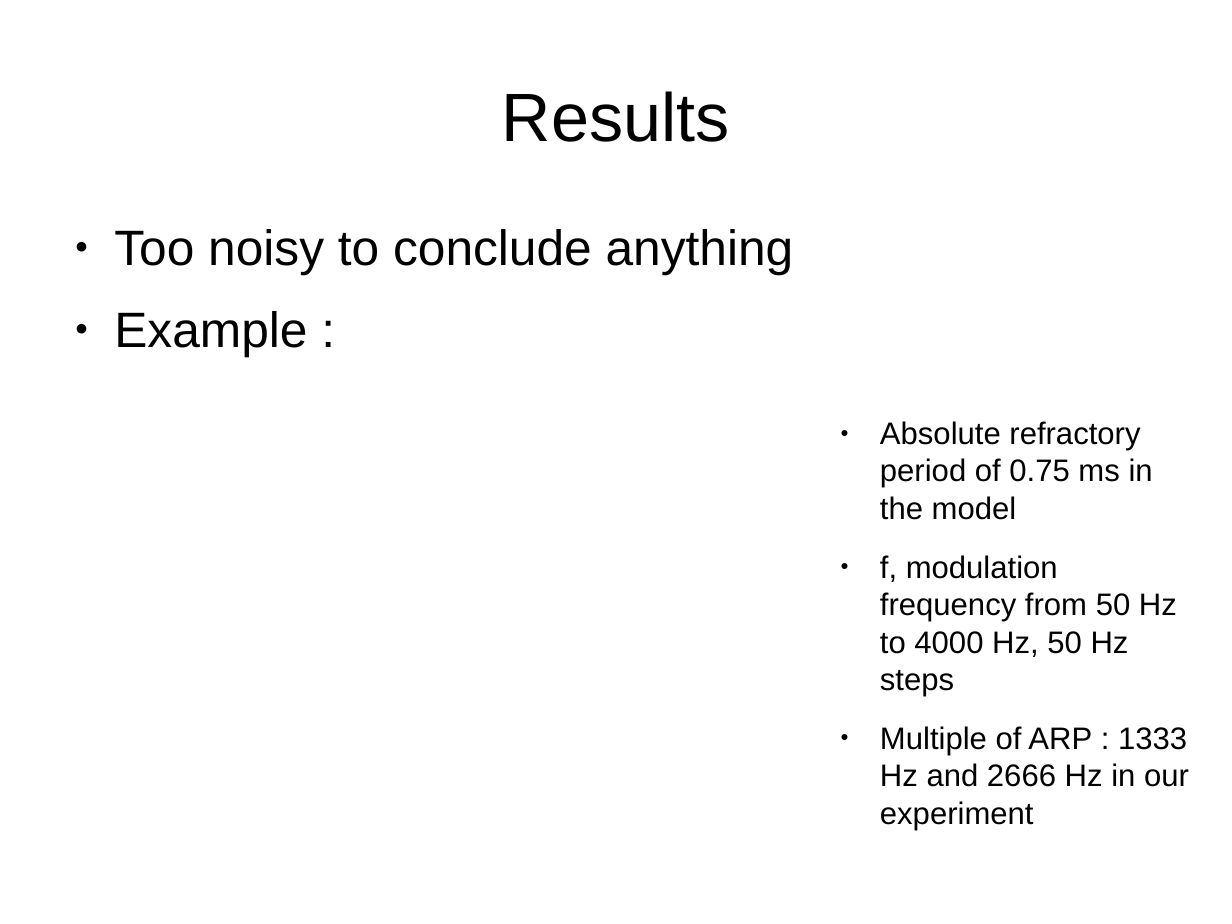
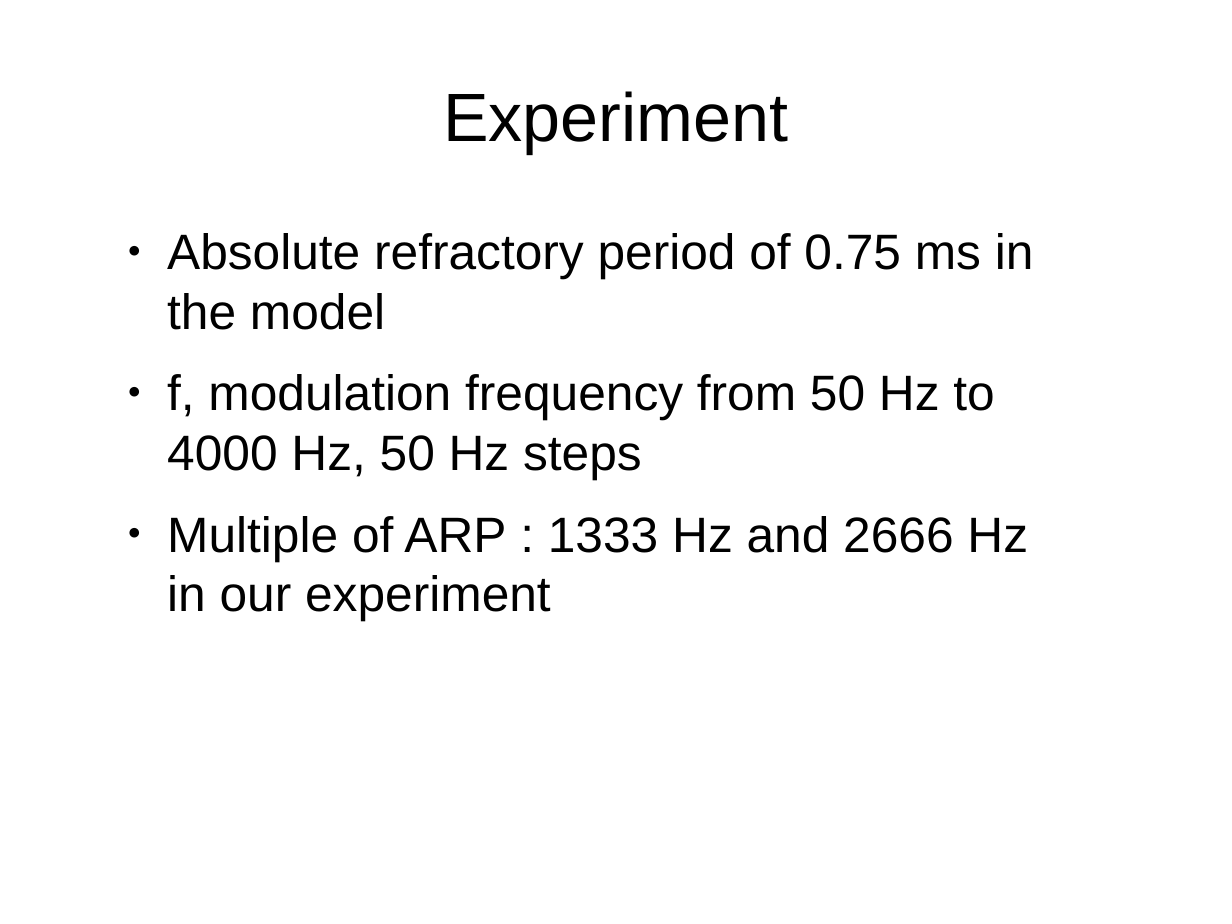
Before and after one commit to MaelleC/auditory-things, a slide deck: slide 22 of finalThings/presentation/pres1.odp. Drawn at 1232x924 pixels with LibreOffice and Linux fonts; fonts in the diff are those of the drawing. Boxes give left, top, right and bottom in pixels: in the first picture for what was removed or moved away, otherwise in the second. Text is boxed around its words. In the diff, an @@ line names an element or a change of style, - is before the commit and + after.

```diff
--- a/finalThings/presentation/pres1.odp
+++ b/finalThings/presentation/pres1.odp
@@ title at (443, 91, 788, 153): text changed @@
-Results
+Experiment
@@ text "Absolute refractory period of 0.75 ...": place and size @@
-text "Absolute refractory period of 0.75 ..." at (880, 421, 1189, 787)
+text "Absolute refractory period of 0.75 ..." at (167, 233, 1034, 621)
@@ text "Absolute refractory period of 0.75 ..." at (167, 233, 1034, 621): size 20 to 32 pt @@
@@ text removed at (114, 229, 794, 357) @@
-● Too noisy to conclude anything
-● Example :
```
Also in this commit, not shown: 2 other slides changed, 2 slides added, 1 slide removed, 20 other files.
